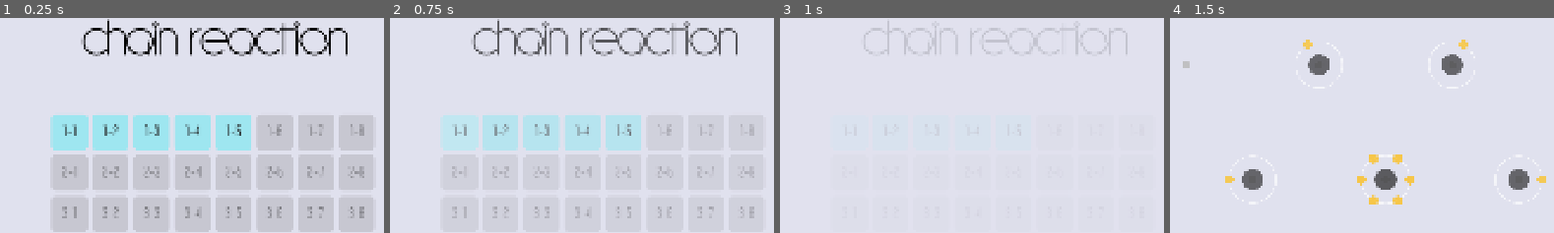
Above: before the commit, frames 1-4 (left to right).
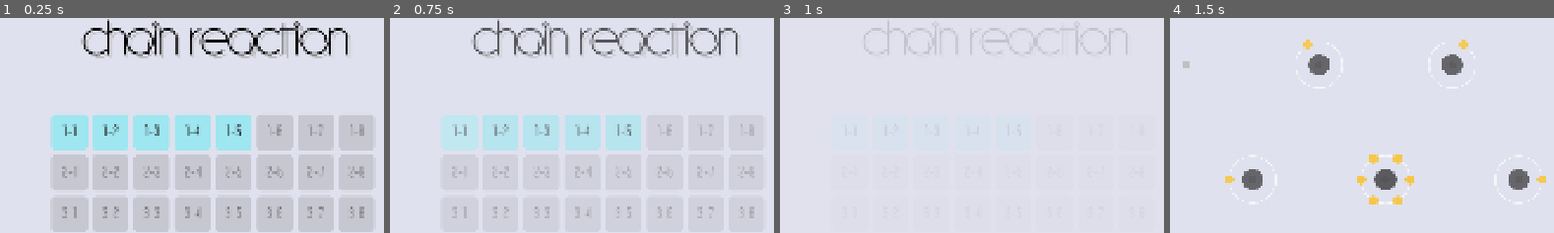
Above: after the commit, the same moments.

Repository: Ggross98/Godot-ChainReaction
Game: Godot game, scene res://scenes/main_menu.tscn
The game is run twice, just before and just after one commit, with the same random seed, the same clock (stepped at 60 frames per second) and the same inputs. Sound files missing from this copy of the repository are replaced by a short silence.
Inputs (mouse positions are % of the whole screen's width and height, from its top left):
- Up to frame 1 (0.25 s): no input
- Up to frame 2 (0.75 s): click "1-1" at 0.5 s
- Up to frame 3 (1 s): no input
- Up to frame 4 (1.5 s): click (97, 5) at 1.25 s
The pictures show only the part of the screen within x 21-71%, y 11-61%; the shares and areas given below are measured in that part.

The runs differ from the first frame. In frame 1, 0.8% of the frame differs, in the area x 22-92%, y 3-19%; in frame 2, 0.4%; in frame 3, less than 0.1%; in frame 4, nothing differs.

Commit message:
修改项目设置

Diff:
--- a/chain-reaction/scenes/main_menu.tscn
+++ b/chain-reaction/scenes/main_menu.tscn
@@ -13,6 +13,9 @@
 font_color = Color(0, 0, 0, 1)
 outline_size = 6
 outline_color = Color(0, 0, 0, 1)
+shadow_size = 2
+shadow_color = Color(0.69965345, 0.6996535, 0.6996533, 1)
+shadow_offset = Vector2(8, 8)
 
 [sub_resource type="StyleBoxFlat" id="StyleBoxFlat_unlocked"]
 content_margin_left = 8.0
Not shown, changed: chain-reaction/export_presets.cfg
